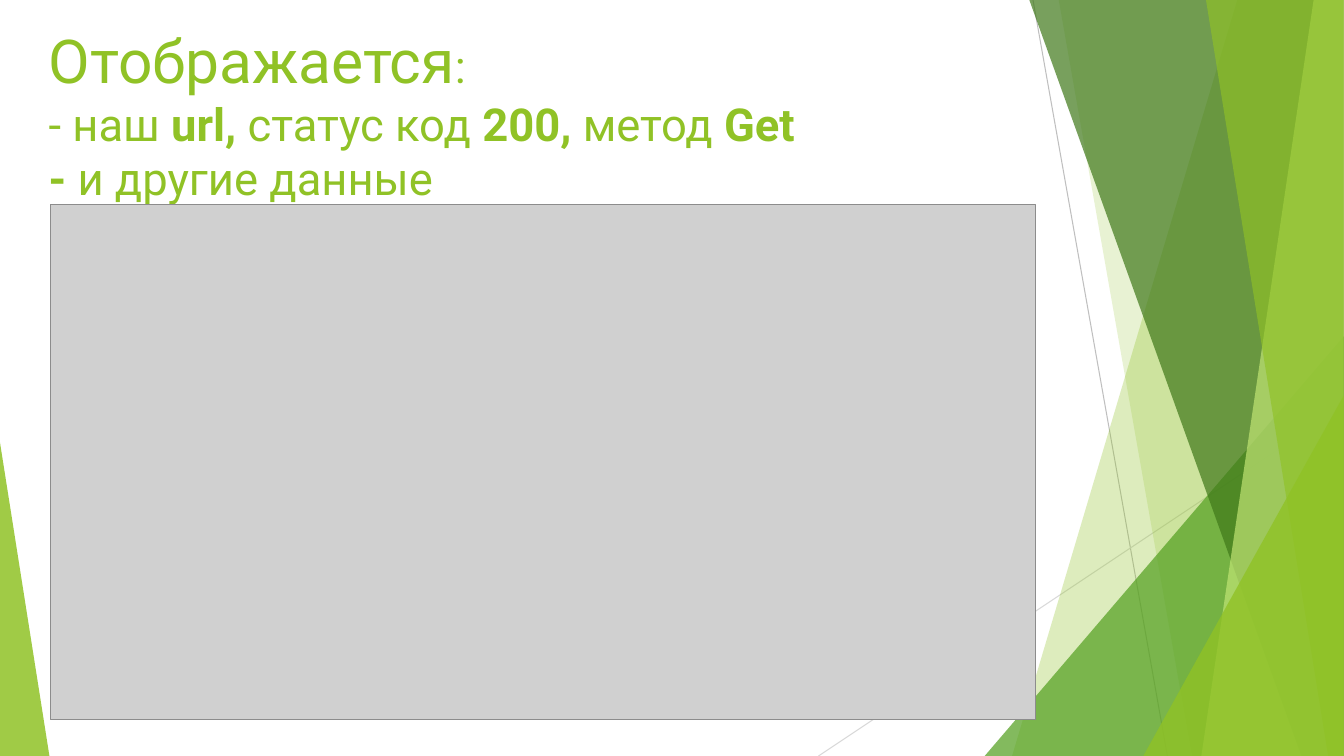
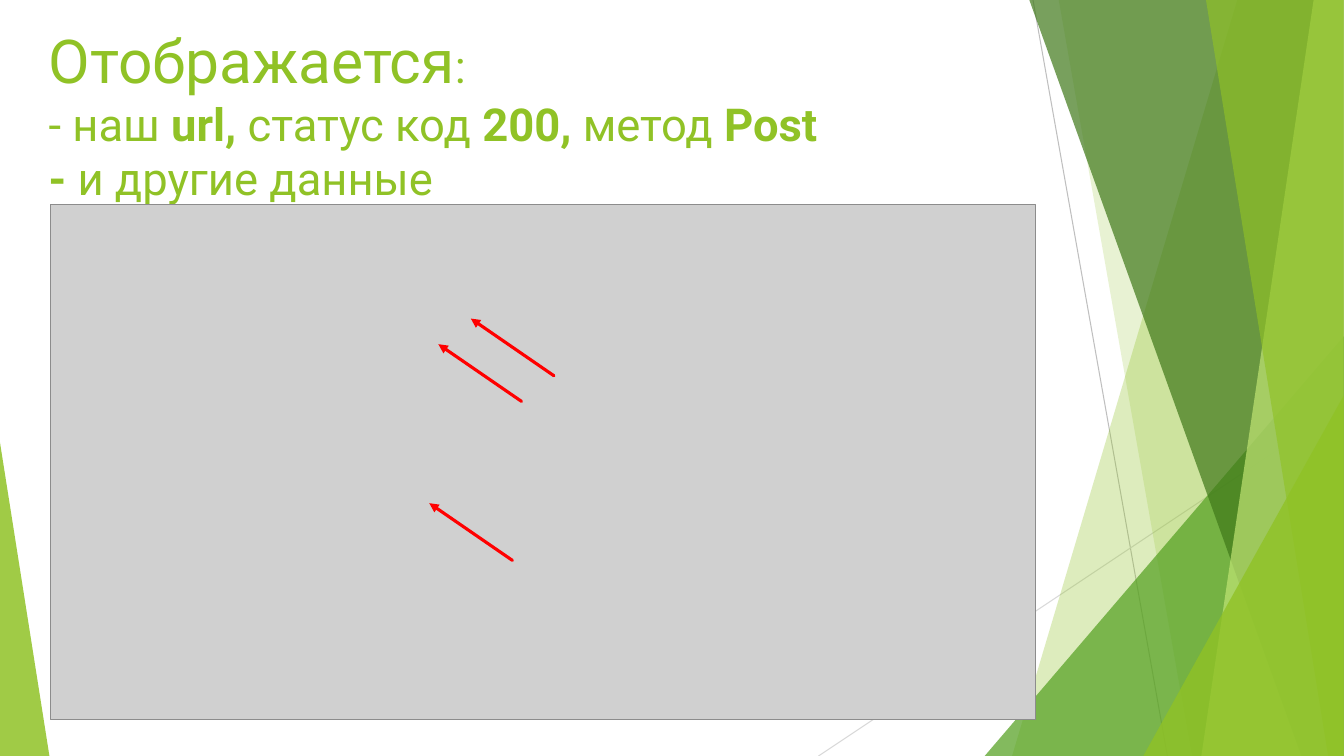
Before and after one commit to IrKoshel/Charles_Fiddler, a slide deck: slide 8 of My_Task_2_Charles_Breakepoint_Settings.pptx. Drawn at 1344x756 pixels with LibreOffice and Linux fonts; fonts in the diff are those of the drawing; grey boxes stand for pictures. Boxes give left, top, right and bottom in pixels: in the first picture for what was removed or moved away, otherwise in the second. Text is boxed around its words. In the diff, an @@ line names an element or a change of style, - is before the commit and + after.

```diff
--- a/My_Task_2_Charles_Breakepoint_Settings.pptx
+++ b/My_Task_2_Charles_Breakepoint_Settings.pptx
@@ title at box(49, 37, 817, 206): text changed @@
-Отображается:
-- наш url, статус код 200, метод Get
-- и другие данные
+Отображается:
+- наш url, статус код 200, метод Post
+- и другие данные
@@ arrow added from (555, 376) to (471, 319), #FF0000 2.25 pt @@
@@ arrow added from (521, 401) to (439, 344), #FF0000 2.25 pt @@
@@ arrow added from (512, 561) to (430, 503), #FF0000 2.25 pt @@
```
Also in this commit, not shown: 22 other slides changed, 5 other files.
